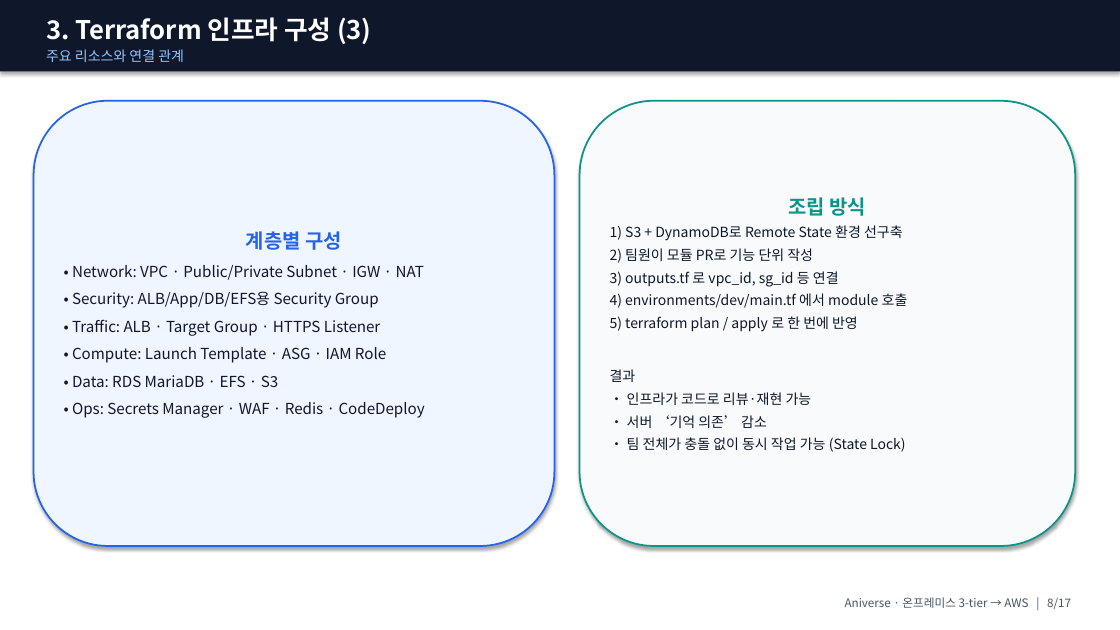
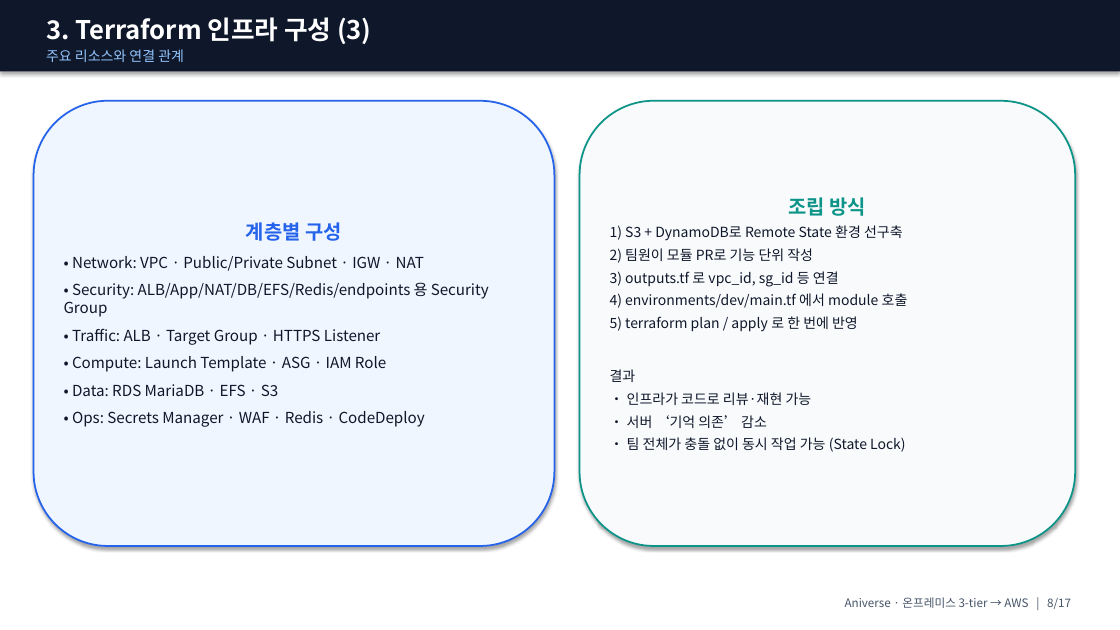
Before and after one commit to ho0215/anime-project-infra, a slide deck: slide 8 of docs/presentation/ppt/Aniverse_발표_강사용.pptx. Drawn at 1120x630 pixels with LibreOffice and Linux fonts; fonts in the diff are those of the drawing. Boxes give left, top, right and bottom in pixels: in the first picture for what was removed or moved away, otherwise in the second. Text is boxed around its words. In the diff, an @@ line names an element or a change of style, - is before the commit and + after.

```diff
--- a/docs/presentation/ppt/Aniverse_발표_강사용.pptx
+++ b/docs/presentation/ppt/Aniverse_발표_강사용.pptx
@@ text in rounded rectangle at (64, 282, 489, 317): text changed @@
-• Security: ALB/App/DB/EFS용 Security Group
+• Security: ALB/App/NAT/DB/EFS/Redis/endpoints 용 Security Group
```
Also in this commit, not shown: 1 other slide changed, 2 other files.
